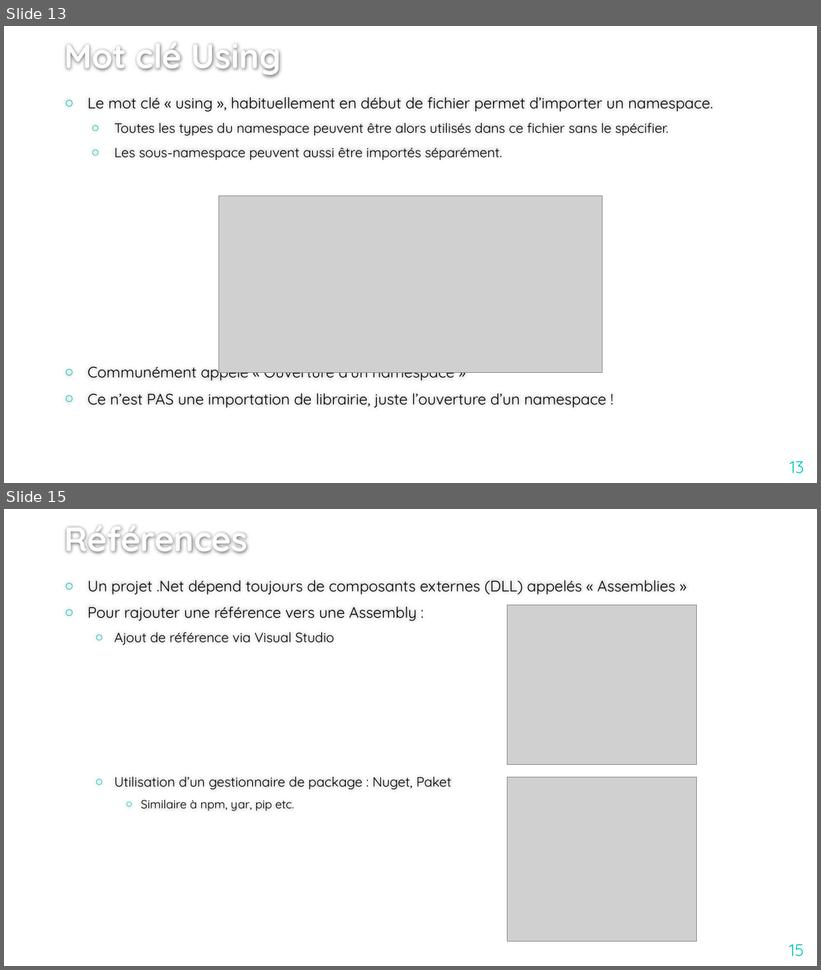
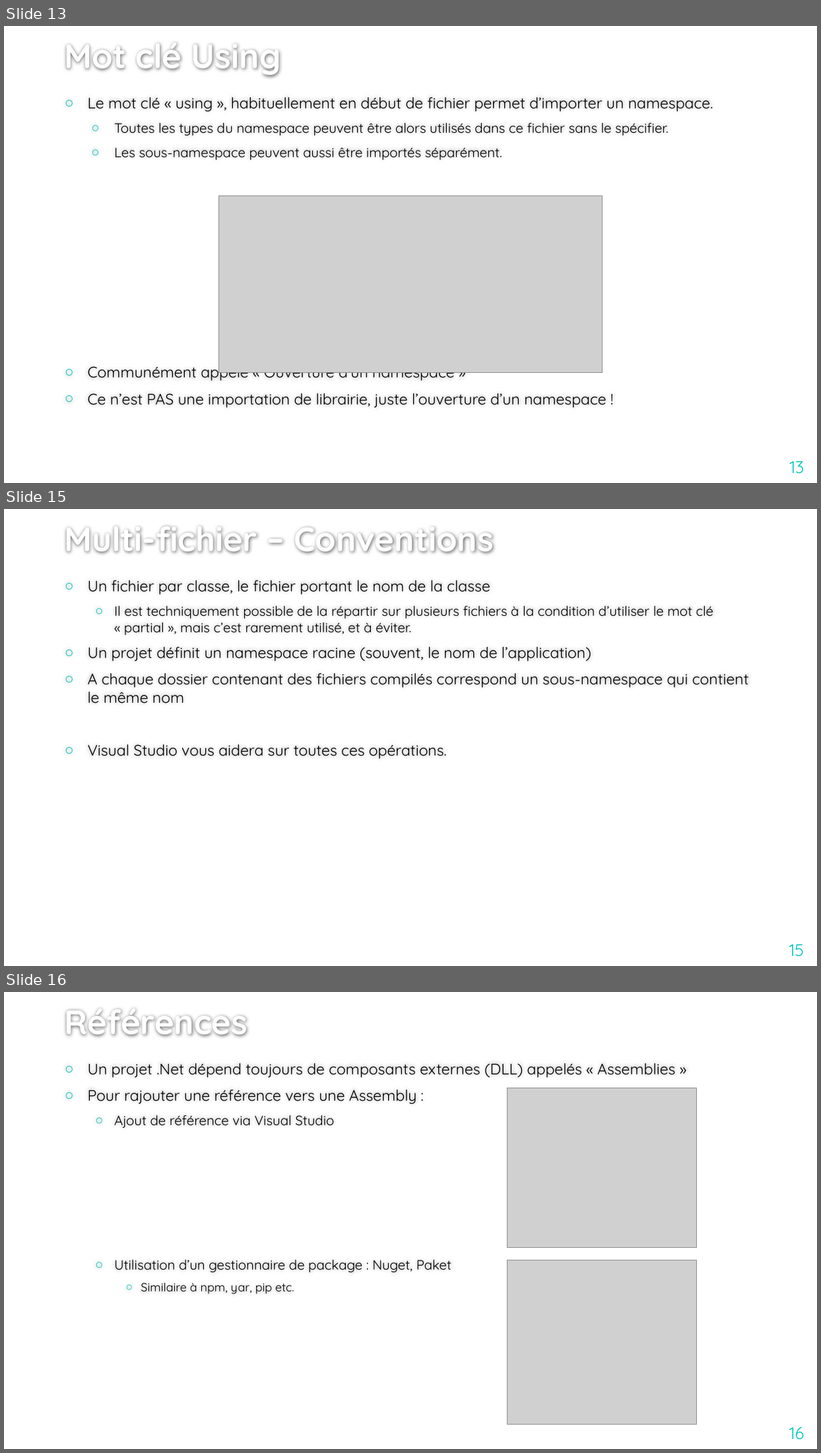
Before and after one commit to jcchalte/PresentationsCCI, a slide deck: C#/Cours 3/Introduction au développement Web en ASP - 3.pptx. Shown one above the other, each under a label of ours: slides 13 and 15 before the commit, slides 13, 15 and 16 after it; the slides between them are not shown. The pictures are 821x970 and 821x1453 pixels, drawn with LibreOffice and Linux fonts; fonts in the diff are those of the drawing; grey boxes stand for pictures; background and template pictures are left out. Boxes give left, top, right and bottom in pixels: in the first picture for what was removed or moved away, otherwise in the second. Text is boxed around its words. In the diff, an @@ line names an element or a change of style, - is before the commit and + after.

```diff
--- a/C#/Cours 3/Introduction au développement Web en ASP - 3.pptx
+++ b/C#/Cours 3/Introduction au développement Web en ASP - 3.pptx
@@ slide 15 added at box(4, 509, 817, 966), background #FFFFFF @@
@@ title added at box(64, 525, 494, 554), 40 pt, text #FEFEFE, bold @@
+Multi-fichier – Conventions
@@ text added at box(88, 580, 749, 759), 18 pt, text #000000 @@
+○ Un fichier par classe, le fichier portant le nom de la classe
+  ○ Il est techniquement possible de la répartir sur plusieurs fichiers à la condition d’utiliser le mot clé « partial », mais c’est rarement utilisé, et à éviter.
+○ Un projet définit un namespace racine (souvent, le nom de l’application)
+○ A chaque dossier contenant des fichiers compilés correspond un sous-namespace qui contient le même nom
+○ Visual Studio vous aidera sur toutes ces opérations.
@@ page number added at box(789, 945, 805, 956), 20 pt, text #00C6BB @@
+15
@@ what was slide 15 is now slide 16 @@
@@ page number at box(789, 1427, 804, 1440): text changed @@
-15
+16
```
Also in this commit, not shown: 2 slides changed, 2 other slides added, 1 slide removed, 7 other files.
